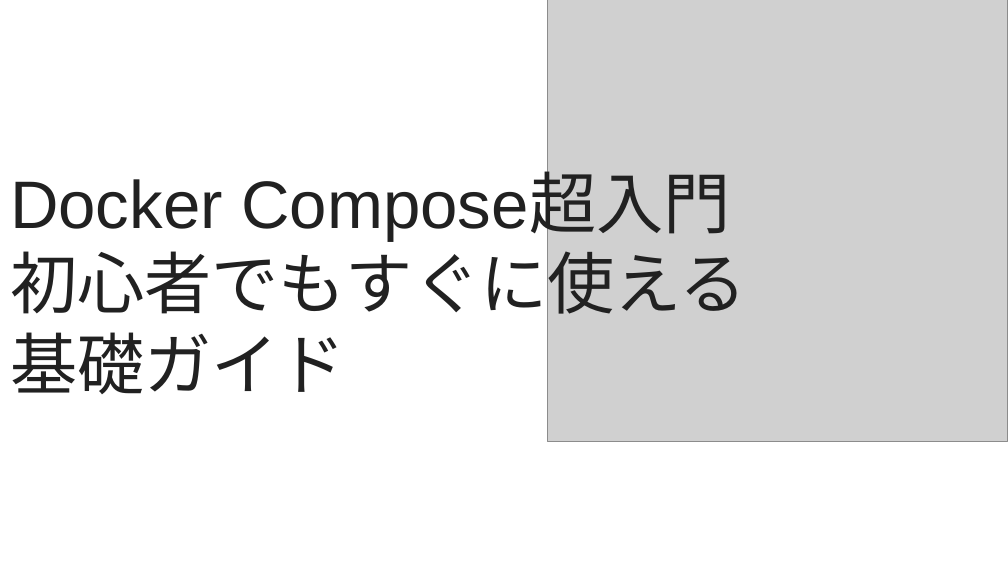
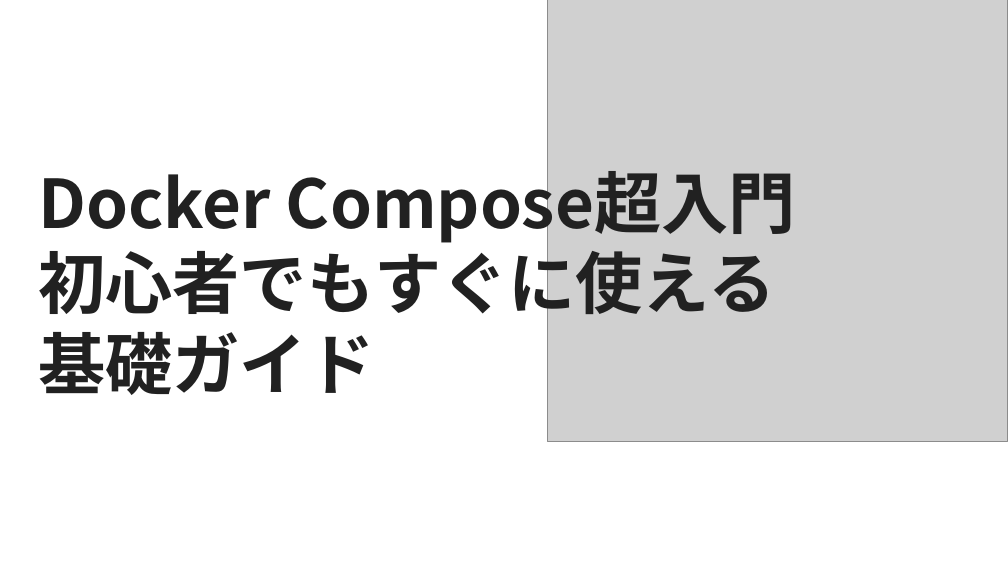
Before and after one commit to raisex-hyamasaki/my-blog, a slide deck: slide 25 of techblog-image/techblog-img.pptx. Drawn at 1008x567 pixels with LibreOffice and Linux fonts; fonts in the diff are those of the drawing; grey boxes stand for pictures. Boxes give left, top, right and bottom in pixels: in the first picture for what was removed or moved away, otherwise in the second. Text is boxed around its words. In the diff, an @@ line names an element or a change of style, - is before the commit and + after.

```diff
--- a/techblog-image/techblog-img.pptx
+++ b/techblog-image/techblog-img.pptx
@@ text "Docker Compose超入門 初心者でもすぐに使える基礎ガイド" moved from (x1=10, y1=174, x2=747, y2=394) to (x1=38, y1=159, x2=796, y2=395) @@
@@ text "Docker Compose超入門 初心者でもすぐに使える基礎ガイド" at (x1=38, y1=159, x2=796, y2=395): font Arial to Noto Sans CJK JP, bold on @@
```
Also in this commit, not shown: 25 other slides changed, 7 other files.
